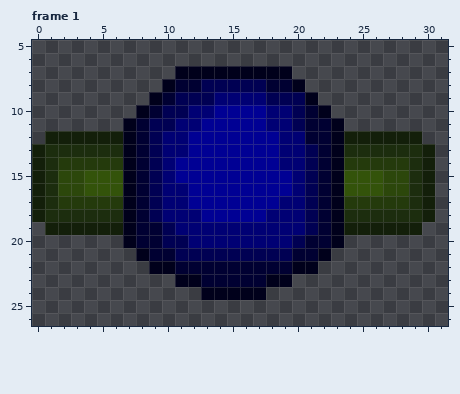
Pixel-art file: Assets/Sprites/Player/Player.aseprite. Above, as it was before the edit.
32x32 pixels, 1 frame. Shown: frame 1: x 0..31, y 5..26. The commit also changed other frames, which this record leaves out.
Now the later version:
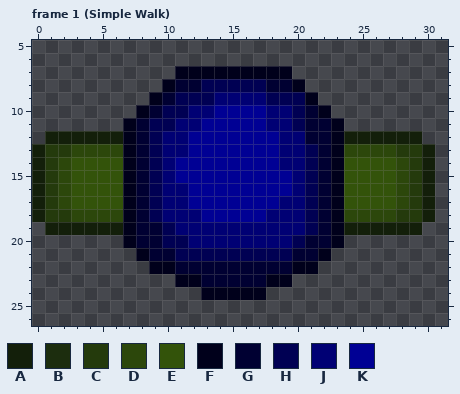
Palette (. is transparent): A #131f0a  B #1c2d0e  C #243a0c  D #2c470b  E #33530a  F #00001b  G #000032  H #000053  J #000074  K #000094
Diff:
layer "Layer 1" added
layer "Right" removed
layer "Left" removed
--- frame 1 (Simple Walk), layer "Layer 1"
@@ x 0..31 @@
 12 .AAAAAAFGHJJKKKKKKKJJGGFAAAAAA..
-13 ABBBBBBFGHJJKKKKKKKJJHGFBBBBBBA.
-14 ABCCCCCFGHJKKKKKKKKJJHGFCCCCCBA.
-15 ABDDEEEFGHJKKKKKKKKKJHGFEEEDDBA.
-16 ABDDEEEFGHJJKKKKKKKKJHGFEEEDDBA.
-17 ABCCCCCFGHJJKKKKKKKJJHGFCCCCCBA.
-18 ABBBBBBFGHJJJKKKKKJJJHGFBBBBBBA.
+13 ACCDDDDFGHJJKKKKKKKJJHGFDDDDCCA.
+14 ACDEEEEFGHJKKKKKKKKJJHGFEEEEDCA.
+15 ACDEEEEFGHJKKKKKKKKKJHGFEEEEDCA.
+16 ACDEEEEFGHJJKKKKKKKKJHGFEEEEDCA.
+17 ACDEEEEFGHJJKKKKKKKJJHGFEEEEDCA.
+18 ACCDDDDFGHJJJKKKKKJJJHGFDDDDCCA.
 19 .AAAAAAFGGHJJJJJJJJJJHGFAAAAAA..
Changed places in both pictures, as pixel boxes (x1, y1, x2, y2):
changed: (45, 144, 123, 222)
changed: (344, 144, 422, 222)
